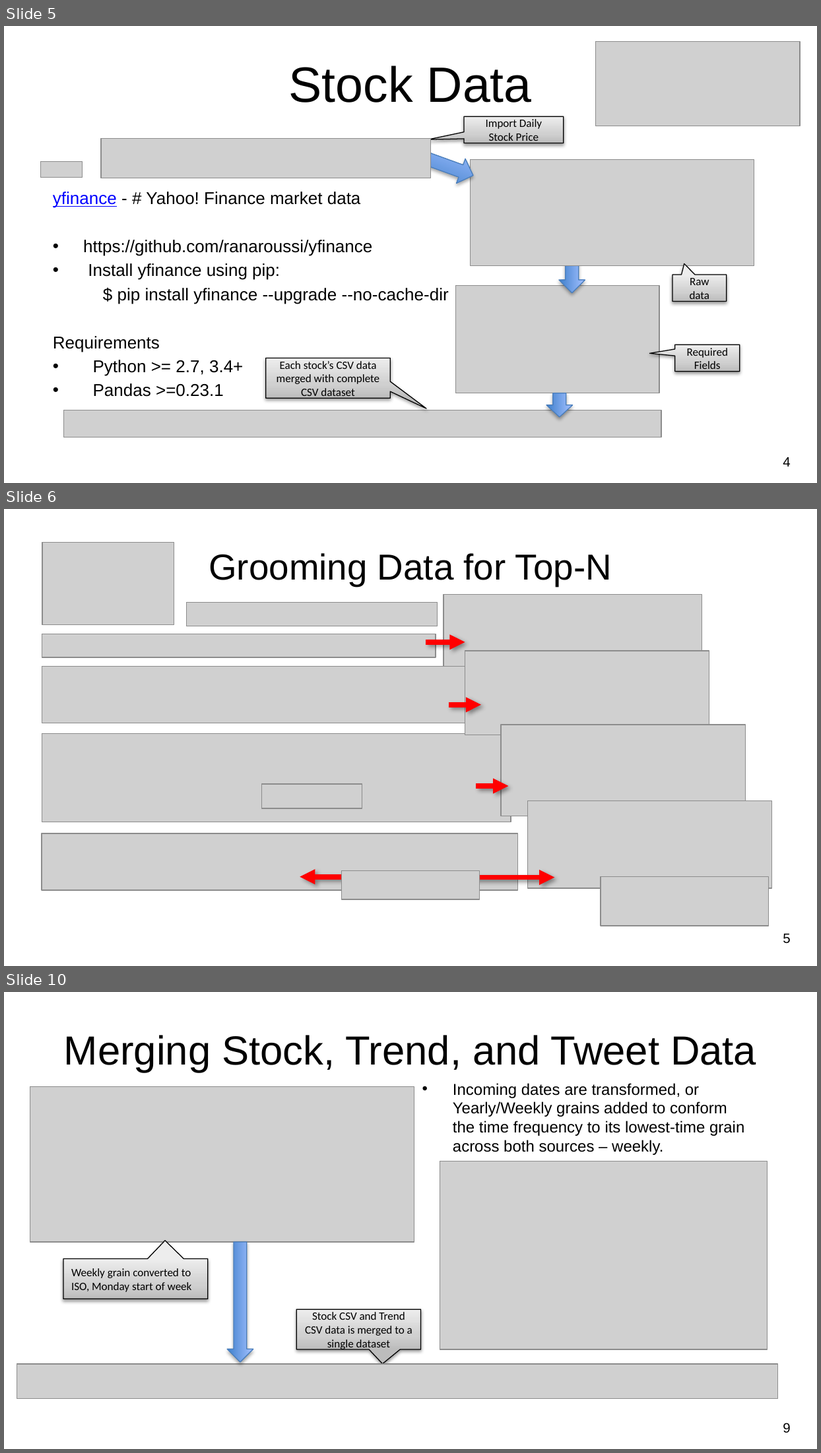
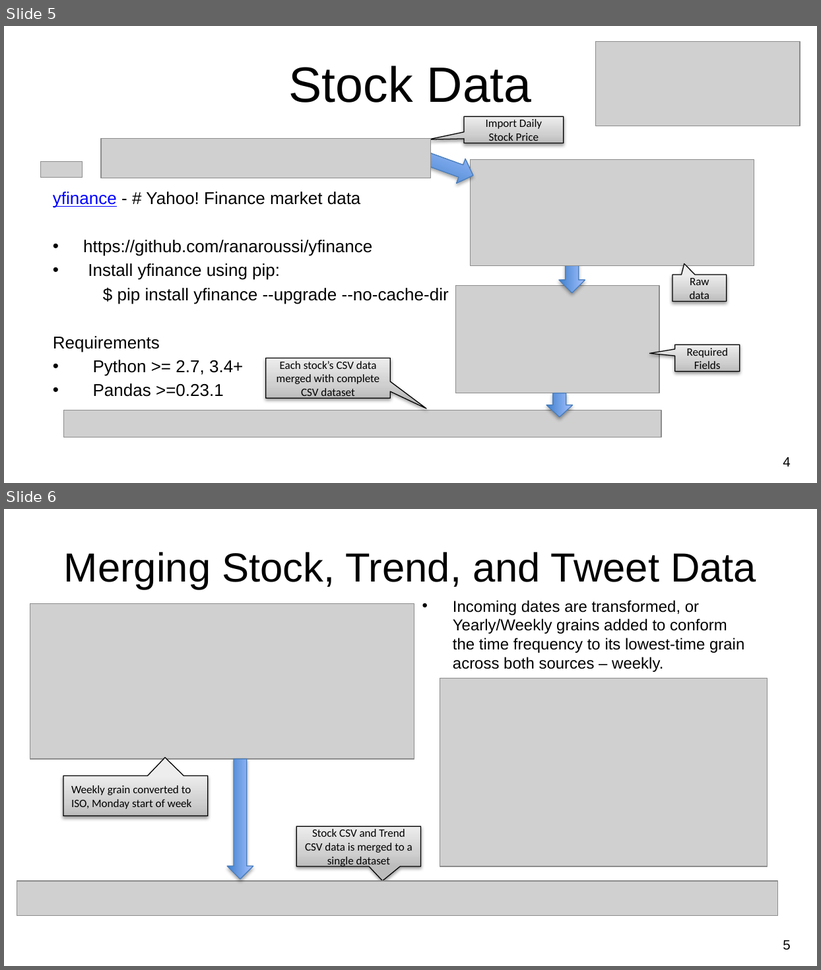
Before and after one commit to CCC-GH/FinalProject-Stock, a slide deck: draft0_NU-FinalProject_Stocks.pptx. Shown one above the other, each under a label of ours: slides 5, 6 and 10 before the commit, slides 5 and 6 after it; the slides between them are not shown. The pictures are 821x1453 and 821x970 pixels, drawn with LibreOffice and Linux fonts; fonts in the diff are those of the drawing; grey boxes stand for pictures; background and template pictures are left out. Boxes give left, top, right and bottom in pixels: in the first picture for what was removed or moved away, otherwise in the second. Text is boxed around its words. In the diff, an @@ line names an element or a change of style, - is before the commit and + after.

```diff
--- a/draft0_NU-FinalProject_Stocks.pptx
+++ b/draft0_NU-FinalProject_Stocks.pptx
@@ slide 6 removed at <box>4,509,817,966</box>, background picture (left out) @@
@@ picture removed at <box>42,543,174,625</box> @@
@@ title removed at <box>209,553,612,586</box> @@
-Grooming Data for Top-N
@@ picture removed at <box>186,603,438,627</box> @@
@@ picture removed at <box>444,594,702,708</box> @@
@@ picture removed at <box>42,634,436,657</box> @@
@@ arrow removed from (426, 642) to (465, 642) @@
@@ picture removed at <box>42,666,503,723</box> @@
@@ picture removed at <box>465,650,710,735</box> @@
@@ arrow removed from (449, 705) to (481, 705) @@
@@ picture removed at <box>501,724,746,817</box> @@
@@ picture removed at <box>42,733,512,822</box> @@
@@ picture removed at <box>262,785,362,809</box> @@
@@ arrow removed from (477, 786) to (508, 786) @@
@@ picture removed at <box>527,801,772,888</box> @@
@@ picture removed at <box>42,834,517,890</box> @@
@@ arrow removed from (341, 877) to (300, 877) @@
@@ picture removed at <box>341,871,479,899</box> @@
@@ arrow removed from (474, 877) to (554, 877) @@
@@ picture removed at <box>601,877,769,926</box> @@
@@ page number removed at <box>783,934,790,944</box> @@
-5
@@ what was slide 10 is now slide 6 @@
@@ page number at <box>783,941,790,951</box>: text changed @@
-9
+5
```
Also in this commit, not shown: 2 slides changed, 3 other slides removed.
